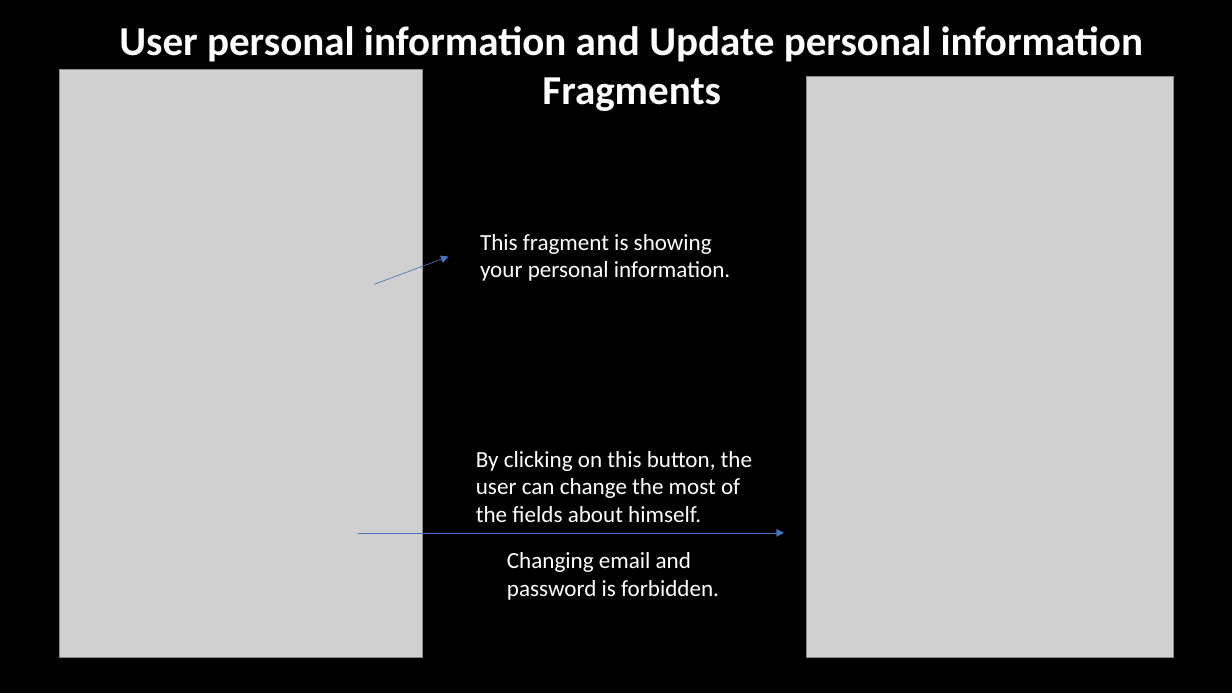
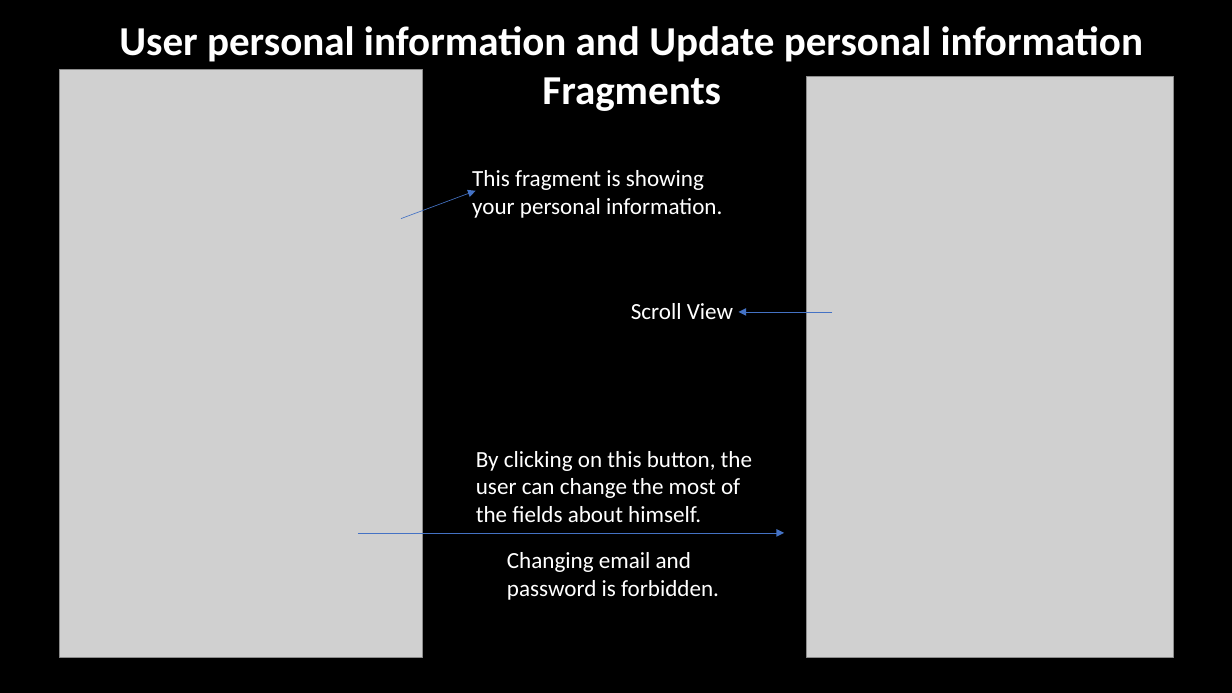
Before and after one commit to AleksandarMironov/JantaBG, a slide deck: slide 7 of Jantbg_Presentation.pptx. Drawn at 1232x693 pixels with LibreOffice and Linux fonts; fonts in the diff are those of the drawing; grey boxes stand for pictures. Boxes give left, top, right and bottom in pixels: in the first picture for what was removed or moved away, otherwise in the second. Text is boxed around its words. In the diff, an @@ line names an element or a change of style, - is before the commit and + after.

Commit message:
presentation updated

```diff
--- a/Jantbg_Presentation.pptx
+++ b/Jantbg_Presentation.pptx
@@ text "This fragment is showing your ...": place and size @@
-text "This fragment is showing your ..." at [480,234,730,281]
+text "This fragment is showing your ..." at [472,170,722,218]
@@ arrow moved from (374, 285) - (448, 257) to (401, 219) - (476, 190) @@
@@ text added at [631,303,733,319], 18 pt, text #FFFFFF @@
+Scroll View
@@ arrow added from (833, 312) to (738, 312), #4472C4 0.5 pt @@
```
Also in this commit, not shown: 3 other slides changed.
